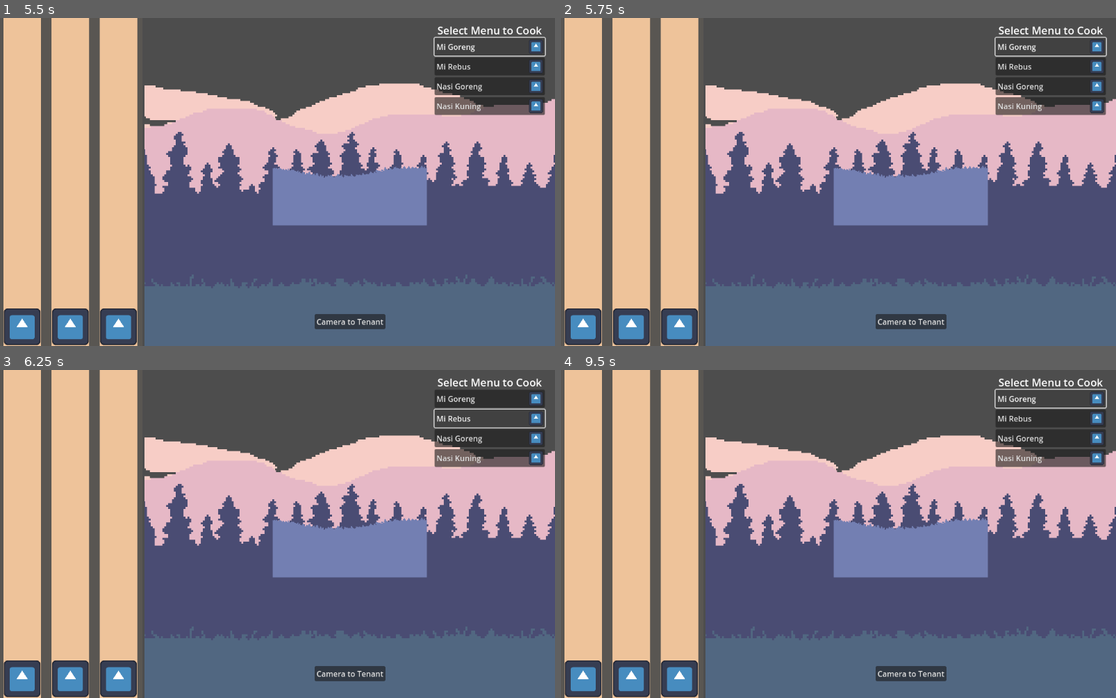
Above: before the commit, frames 1-4 (two rows, left to right).
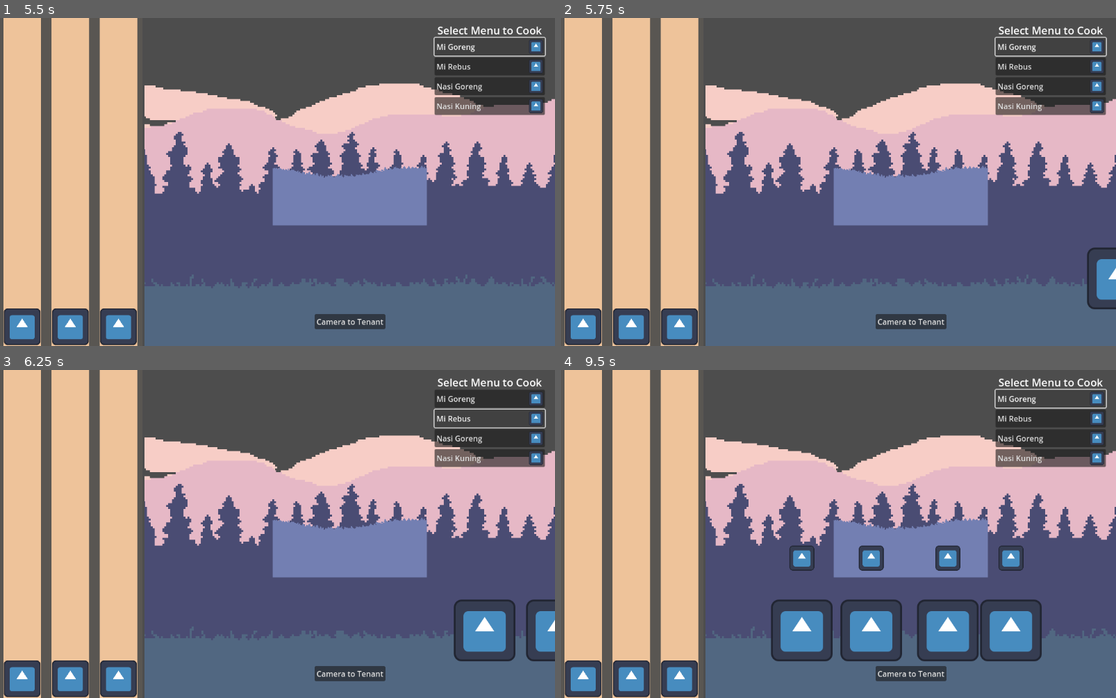
Above: after the commit, the same moments.

Repository: RafliNST/rush-cooker
Game: Godot game, scene res://scenes/main_scene.tscn
The game is run twice, just before and just after one commit, with the same random seed, the same clock (stepped at 60 frames per second) and the same inputs. The engine's default icon, where the game draws it, is replaced by a stand-in: a white triangle on a blue panel in a dark square. Sound files missing from this copy of the repository are replaced by a short silence.
Inputs:
- Up to frame 1 (5.5 s): click "Camera to Tenant" at 0.5 s; click "Mi Goreng" at 1.25 s; click "Mi Rebus" at 2 s; click "Nasi Goreng" at 2.75 s; click "Nasi Kuning" at 3.5 s; click "Camera to Tenant" at 4.25 s; click "Mi Goreng" at 5 s
- Up to frame 2 (5.75 s): no input
- Up to frame 3 (6.25 s): click "Mi Rebus" at 5.75 s
- Up to frame 4 (9.5 s): click "Nasi Goreng" at 6.5 s; click "Nasi Kuning" at 7.25 s; click "Camera to Tenant" at 8 s; click "Mi Goreng" at 8.75 s

Frame 1 is identical in both runs. In frame 2, 1.0% of the frame differs, in the area x 94-100%, y 69-89%; in frame 3, 3.0%; in frame 4, 9.5%, in the area x 37-87%, y 53-89%.

Commit message:
check table availability before spawn

Diff:
--- a/scenes/Customer/customer.tscn
+++ b/scenes/Customer/customer.tscn
@@ -10,16 +10,15 @@
 
 [node name="Customer" type="Node2D"]
 script = ExtResource("1_impmu")
-mov_speed = 100.0
 
 [node name="Sprite2D" type="Sprite2D" parent="."]
 texture = ExtResource("1_p0q3p")
 
 [node name="OrderNotifier" type="VisibleOnScreenNotifier2D" parent="."]
-position = Vector2(0, -100)
+position = Vector2(0, -150)
 
 [node name="OrderIcon" type="Sprite2D" parent="OrderNotifier"]
-scale = Vector2(0.3, 0.3)
+scale = Vector2(0.4, 0.4)
 texture = SubResource("AtlasTexture_b3bsr")
 
 [node name="PatientTimer" type="Timer" parent="."]
--- a/scenes/Customer/customer_manager.tscn
+++ b/scenes/Customer/customer_manager.tscn
@@ -8,6 +8,6 @@
 customer_scene = ExtResource("2_2koip")
 
 [node name="SpawnNewCustomer" type="Timer" parent="."]
-wait_time = 3.0
+wait_time = 0.3
 
 [connection signal="timeout" from="SpawnNewCustomer" to="." method="_on_spawn_new_customer_timeout"]
--- a/scenes/game.tscn
+++ b/scenes/game.tscn
@@ -84,6 +84,7 @@
 text = "Camera to Tenant"
 
 [node name="CustomerManager" parent="." node_paths=PackedStringArray("spawn_points", "table_points") instance=ExtResource("7_wenam")]
+elapse_time = 0.5
 spawn_points = [NodePath("LeftSpawn"), NodePath("RightSpawn")]
 table_points = [NodePath("../TablePoints/Marker2D"), NodePath("../TablePoints/Marker2D2"), NodePath("../TablePoints/Marker2D3"), NodePath("../TablePoints/Marker2D4")]
 menu_selection = Array[ExtResource("8_c0xgp")]([ExtResource("9_j3qq0"), ExtResource("10_ggkpa"), ExtResource("11_rffrp"), ExtResource("12_tbh8r")])
--- a/scripts/Customer/CustomerManager.gd
+++ b/scripts/Customer/CustomerManager.gd
@@ -1,19 +1,48 @@
 extends Node
 class_name CustomerManager
 
+@export var elapse_time: float
+
 @export var customer_scene: PackedScene
 @export var spawn_points: Array[Node2D]
+
+enum TABLE_AVAILABILITY { NO, YES }
 @export var table_points: Array[Node2D]
+@export var menu_selection: Array[Menu]
 
-@export var menu_selection: Array[Menu]
+var tables_dict := { }
 
 @onready var new_customer_timer := $SpawnNewCustomer
 
 func _ready() -> void:
+	for table in table_points:
+		tables_dict[table] = TABLE_AVAILABILITY.YES
+
+	new_customer_timer.wait_time = elapse_time
 	new_customer_timer.start()
 
+func get_available_tables() -> Array[Node2D]:
+	var tables: Array[Node2D]
+	for table in table_points:
+		if tables_dict[table] == TABLE_AVAILABILITY.YES:
+			tables.append(table)
+
+	return tables
+
+func set_table(point: Node2D, status: TABLE_AVAILABILITY) -> void:
+	if tables_dict.has(point):
+		tables_dict[point] = status
+
 func _on_spawn_new_customer_timeout() -> void:
+	var table = get_available_tables()
+	var menu = menu_selection.pick_random()
+
+	if table.size() <= 0:
+		return
+
+	table = table.pick_random()
+	set_table(table, TABLE_AVAILABILITY.NO)
+
 	var customer = customer_scene.instantiate()
 	spawn_points.pick_random().add_child(customer)
-	customer.initialize(table_points.pick_random(),
-		menu_selection.pick_random())
+	customer.initialize(table,menu)
--- a/scripts/Customer/customer.gd
+++ b/scripts/Customer/customer.gd
@@ -1,7 +1,7 @@
 extends Node2D
 class_name Customer
 
-@export var mov_speed := 10.0
+@export var mov_speed := 300.0
 
 @onready var order_icon := $OrderNotifier/OrderIcon
 
@@ -12,12 +12,16 @@
 var menu: Menu
 var is_reached_seat := false
 
+var is_delivered := false
+
 func _process(delta: float) -> void:
 	move_to_(seat_pos.global_position, delta)
 
 func initialize(seat: Node2D, menu: Menu) -> void:
 	seat_pos = seat
 	order_icon.texture = menu.icon
+
+	order_icon.hide()
 
 func move_to_(target: Vector2, delta: float) -> void:
 	if is_reach:
@@ -28,3 +32,4 @@
 
 	if global_position.distance_to(target) < .1:
 		is_reach = true
+		order_icon.show()
